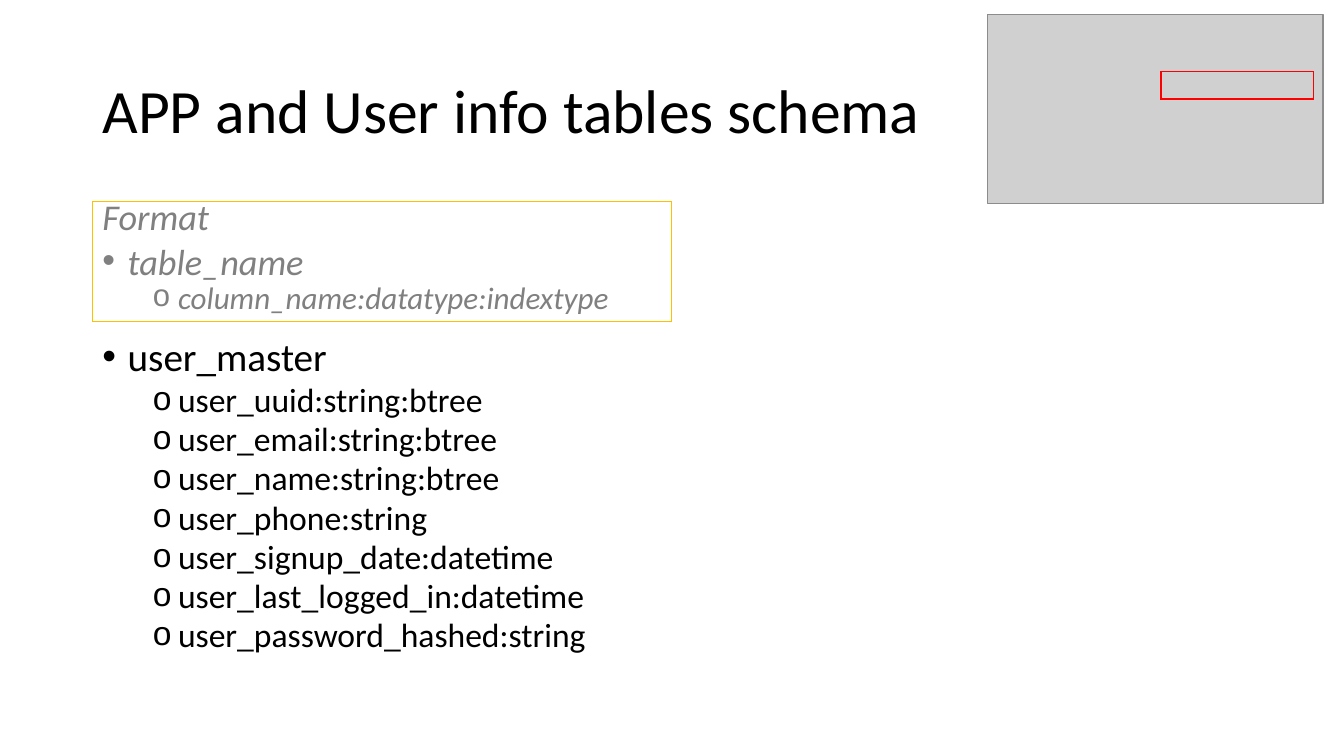
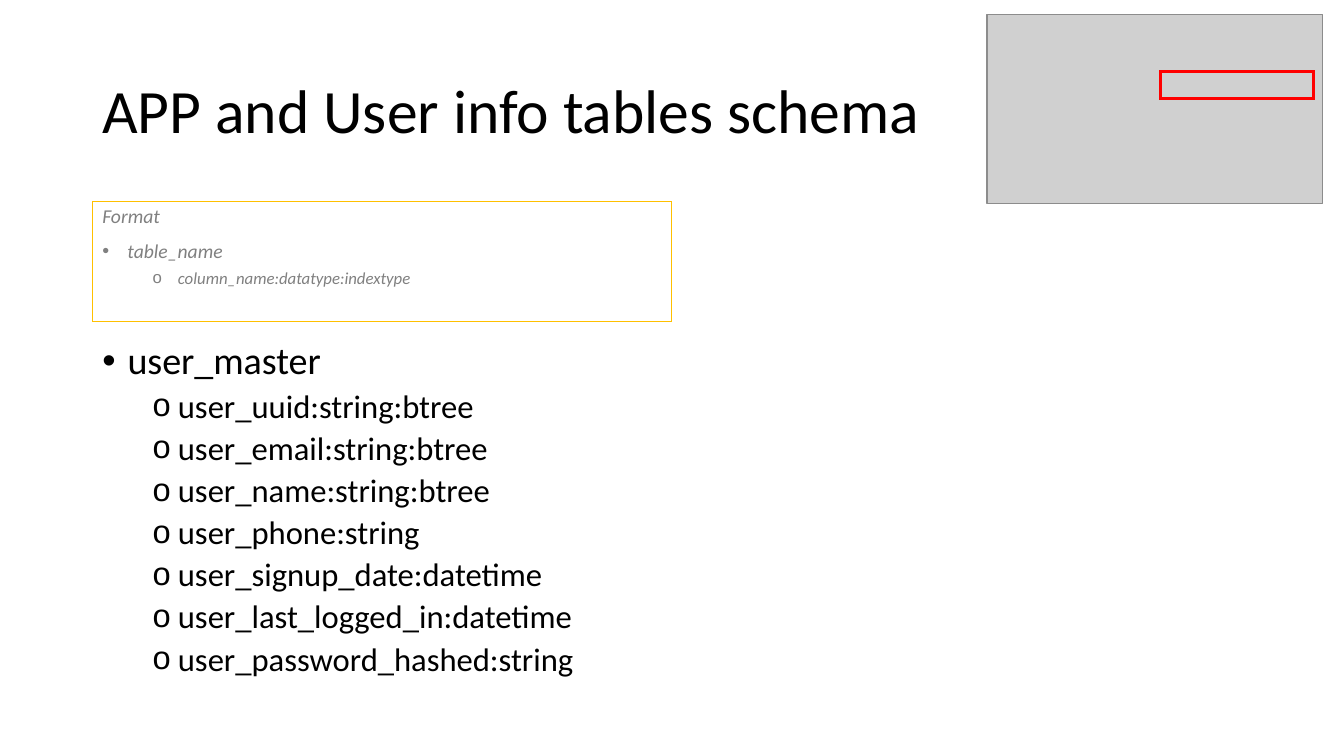
Before and after one commit to sandeepgadhwal/bitspilani-sem3-stream-processing-analytics-assignment-1, a slide deck: slide 11 of CommunityAPP.pptx. Drawn at 1344x756 pixels with LibreOffice and Linux fonts; fonts in the diff are those of the drawing; grey boxes stand for pictures. Boxes give left, top, right and bottom in pixels: in the first picture for what was removed or moved away, otherwise in the second. Text is boxed around its words. In the diff, an @@ line names an element or a change of style, - is before the commit and + after.

```diff
--- a/CommunityAPP.pptx
+++ b/CommunityAPP.pptx
@@ rectangle "Format" at bbox=[93, 202, 673, 323]: size 25.9 to 14 pt in "Format", "table_name"; size 22.2 to 12 pt in "column_name:datatype:indextype"; line spacing 0.7 to 0.9; text to rectangle @@
@@ text "user_master" at bbox=[128, 350, 573, 677]: size 28 to 27.2 pt in "user_master"; size 24 to 23.3 pt; line spacing 0.8 to 0.9 @@
```
Also in this commit, not shown: 22 other slides changed, 48 other files.
